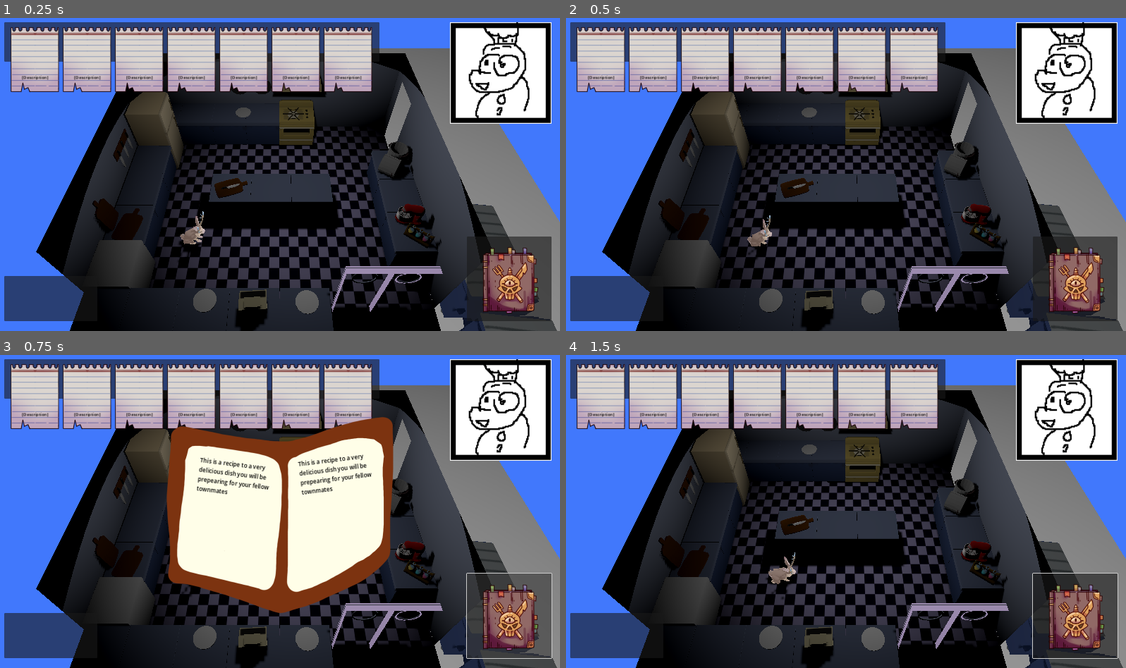
Above: before the commit, frames 1-4 (two rows, left to right).
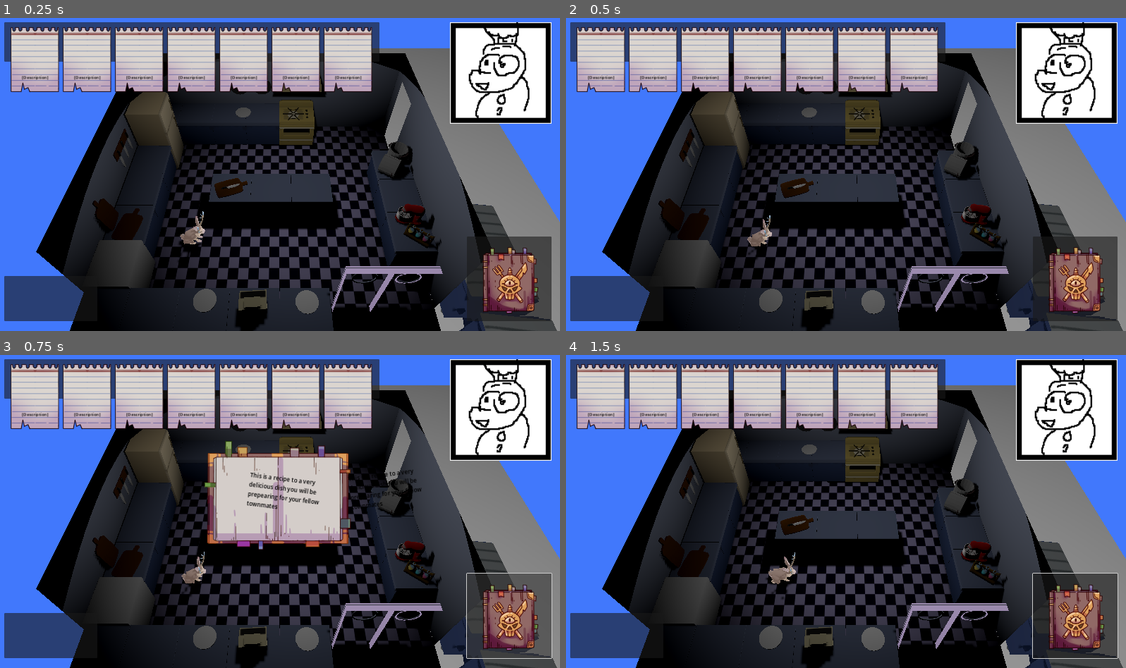
Above: after the commit, the same moments.

Repository: BlodyxCZ/PirateSoftGameJam
Game: Godot game, scene res://scenes/levels/01/Level01.tscn
Same seed, same stepped clock (60 frames per second), same inputs: the game is played once before the commit and once after it.
Inputs (mouse positions are in pixels of both pictures, inside the frame that each line leads up to):
- Up to frame 1 (0.25 s): no input
- Up to frame 2 (0.5 s): no input
- Up to frame 3 (0.75 s): click (509, 614) at 0.5 s
- Up to frame 4 (1.5 s): tap Enter at 1.25 s; move the mouse to (969, 492) at 1.27 s; hold D (move_right) from 1.28 s (still down); tap E (interact1) at 1.35 s; click (969, 492) at 1.42 s

Frames 1-2 are identical in both runs. In frame 3, 21% of the frame differs, in the area x 29-76%, y 19-83%; in frame 4, nothing differs.

Commit message:
Imported new assets

Diff:
--- a/scenes/classes/Item/Items/BellPeppers.tres
+++ b/scenes/classes/Item/Items/BellPeppers.tres
@@ -17,3 +17,4 @@
 chop_condition = Array[String]([""])
 combine_condition = Array[String]([""])
 second_combine_condition = Array[String]([""])
+enchant_condition = Array[String]([""])
--- a/scenes/classes/Item/Items/Chicken.tres
+++ b/scenes/classes/Item/Items/Chicken.tres
@@ -15,3 +15,4 @@
 chop_condition = Array[String]([""])
 combine_condition = Array[String]([""])
 second_combine_condition = Array[String]([""])
+enchant_condition = Array[String]([""])
--- a/scenes/overlay/Overlay.tscn
+++ b/scenes/overlay/Overlay.tscn
@@ -4,9 +4,9 @@
 [ext_resource type="PackedScene" uid="uid://llaar1v2bv66" path="res://scenes/overlay/order/order.tscn" id="2_bdb1u"]
 [ext_resource type="Texture2D" uid="uid://bvgsw0janrdig" path="res://assets/kenney/arrow_e.svg" id="2_pi06a"]
 [ext_resource type="Texture2D" uid="uid://bdxwg07kupgjd" path="res://assets/ghost.png" id="3_1qxej"]
-[ext_resource type="Texture2D" uid="uid://bn4l0o5ijowqj" path="res://assets/book.png" id="3_3onf3"]
 [ext_resource type="Texture2D" uid="uid://b37x0f4f5k6mt" path="res://assets/ui/book.png" id="3_54h45"]
 [ext_resource type="Script" path="res://scenes/classes/button/IconButton.gd" id="3_u66x3"]
+[ext_resource type="Texture2D" uid="uid://ypvh05hebk0e" path="res://assets/ui/book 2.png" id="7_vxbue"]
 
 [sub_resource type="StyleBoxEmpty" id="StyleBoxEmpty_kan7d"]
 
@@ -236,7 +236,6 @@
 script = ExtResource("3_u66x3")
 
 [node name="Recipes" type="Control" parent="."]
-visible = false
 layout_mode = 3
 anchors_preset = 15
 anchor_right = 1.0
@@ -255,7 +254,7 @@
 
 [node name="TextureRect" type="TextureRect" parent="Recipes/CenterContainer"]
 layout_mode = 2
-texture = ExtResource("3_3onf3")
+texture = ExtResource("7_vxbue")
 
 [node name="Label" type="Label" parent="Recipes/CenterContainer/TextureRect"]
 layout_mode = 0
Binary file removed: assets/book.png
Binary file added: assets/items/BellPeppers/cored peppers.png
Not shown, added: assets/items/BellPeppers/cored peppers.png.import
Binary file added: assets/items/BellPeppers/peppers.png
Not shown, added: assets/items/BellPeppers/peppers.png.import
Binary file added: assets/items/BellPeppers/uncooked peppers.png
Not shown, added: assets/items/BellPeppers/uncooked peppers.png.import
Binary file added: assets/items/Chicken/chicken .png
Not shown, added: assets/items/Chicken/chicken .png.import
Binary file added: assets/items/Chicken/coocked chicken .png
Not shown, added: assets/items/Chicken/coocked chicken .png.import
Binary file added: assets/items/Vegetables/chop vegetables.png
(and 19 more such lines)
